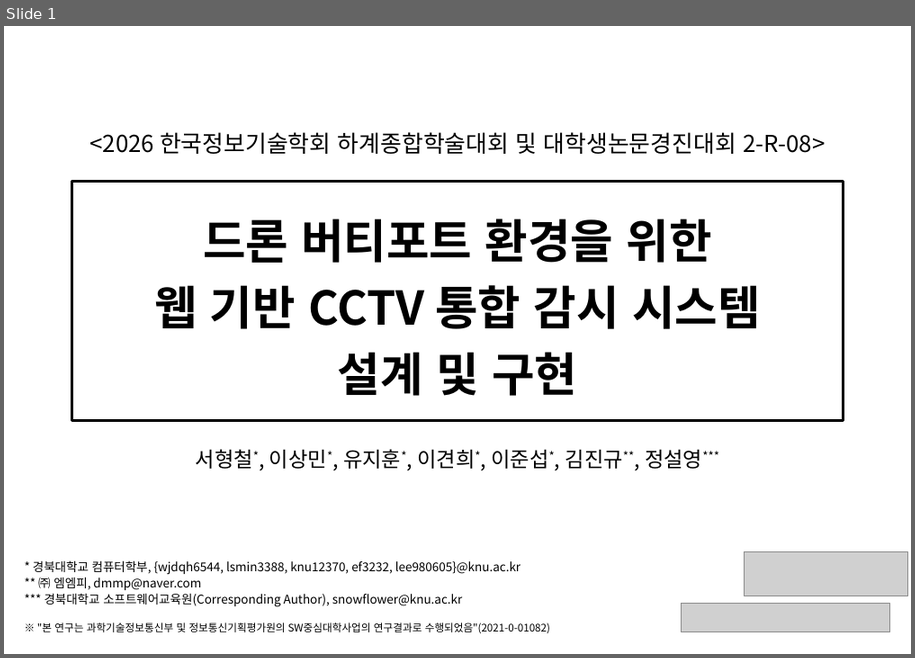
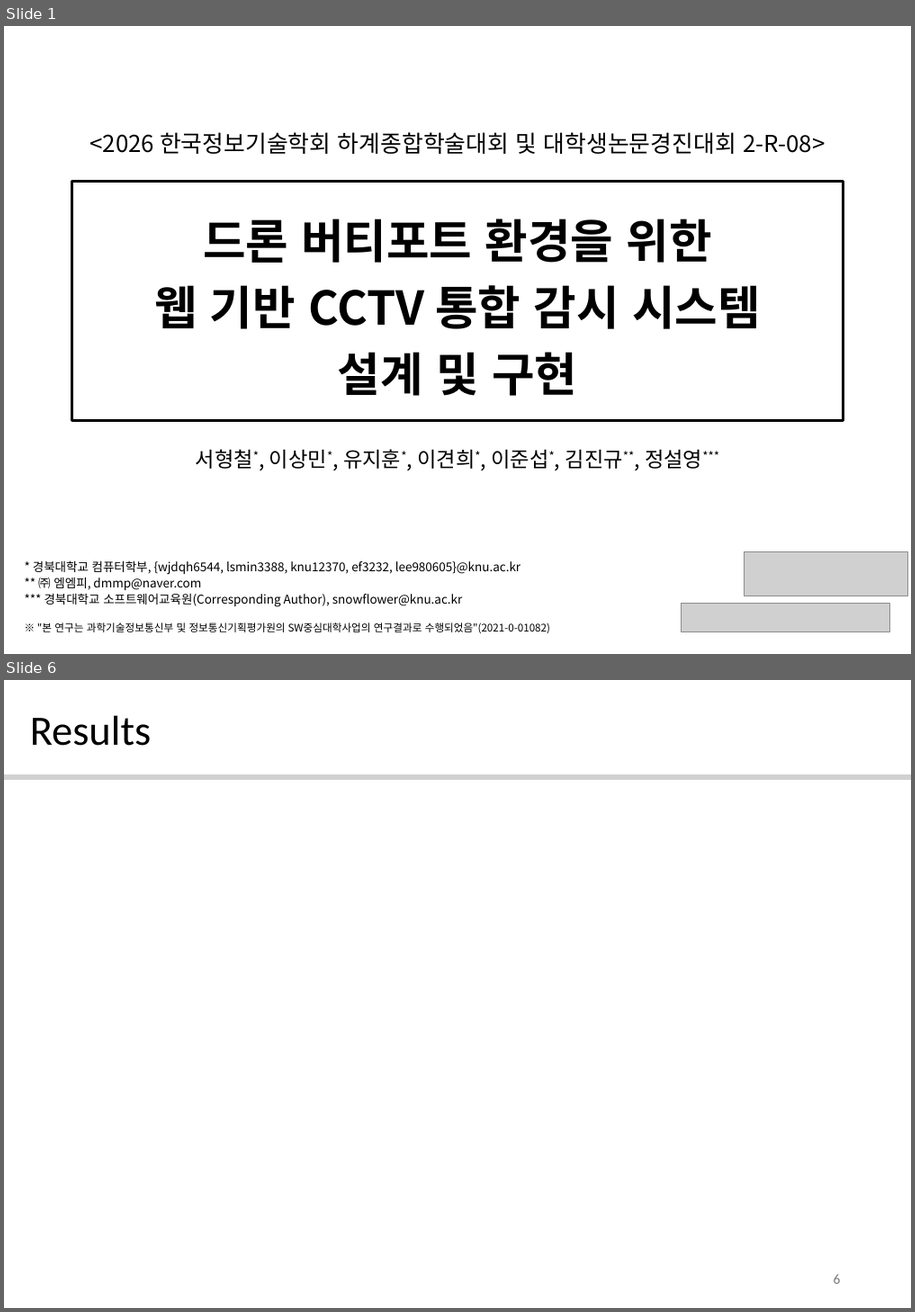
Before and after one commit to 2026-1-2/docs, a slide deck: KIIT2026/[KIIT2026]_Poster.pptx. Shown one above the other, each under a label of ours: slide 1 before the commit, slides 1 and 6 after it; the slides between them are not shown. The pictures are 915x658 and 915x1312 pixels, drawn with LibreOffice and Linux fonts; fonts in the diff are those of the drawing; grey boxes stand for pictures; background and template pictures are left out. Boxes give left, top, right and bottom in pixels: in the first picture for what was removed or moved away, otherwise in the second. Text is boxed around its words. In the diff, an @@ line names an element or a change of style, - is before the commit and + after.

```diff
--- a/KIIT2026/[KIIT2026]_Poster.pptx
+++ b/KIIT2026/[KIIT2026]_Poster.pptx
@@ slide 6 added at (4,680,911,1308), background #FFFFFF @@
@@ title added at (30,715,152,746), 36 pt, text #000000 @@
+Results
@@ line added from (4, 777) to (911, 777), #171717 5 pt @@
@@ page number added at (834,1274,841,1284), 12 pt, text #797979 @@
+6
```
Also in this commit, not shown: 6 other slides added, 7 slides removed.
